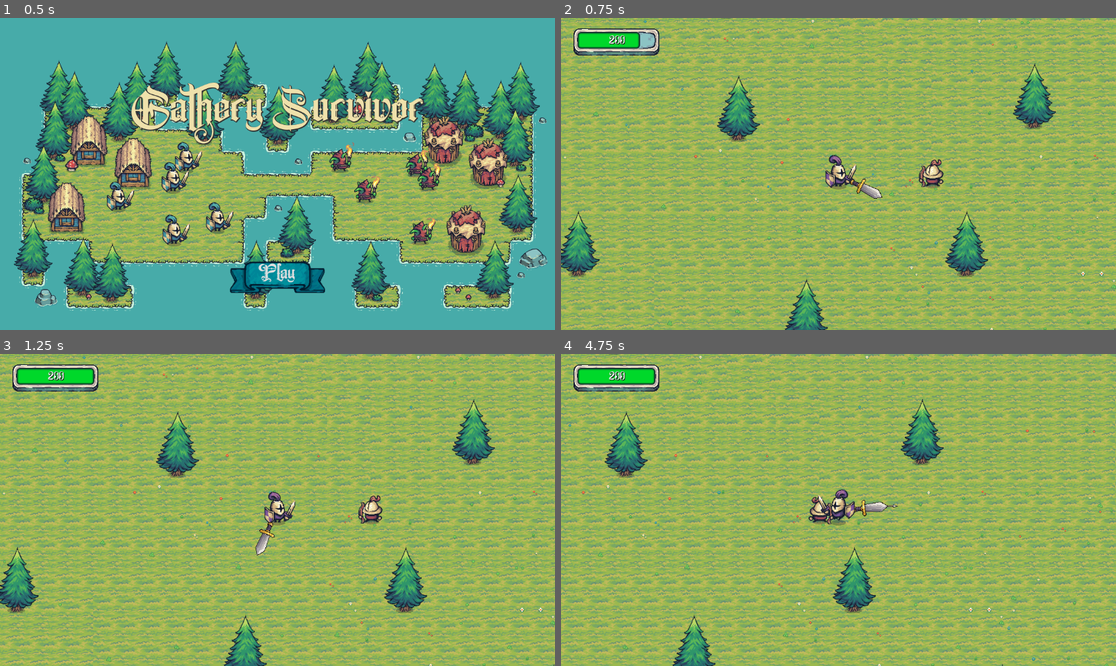
Above: before the commit, frames 1-4 (two rows, left to right).
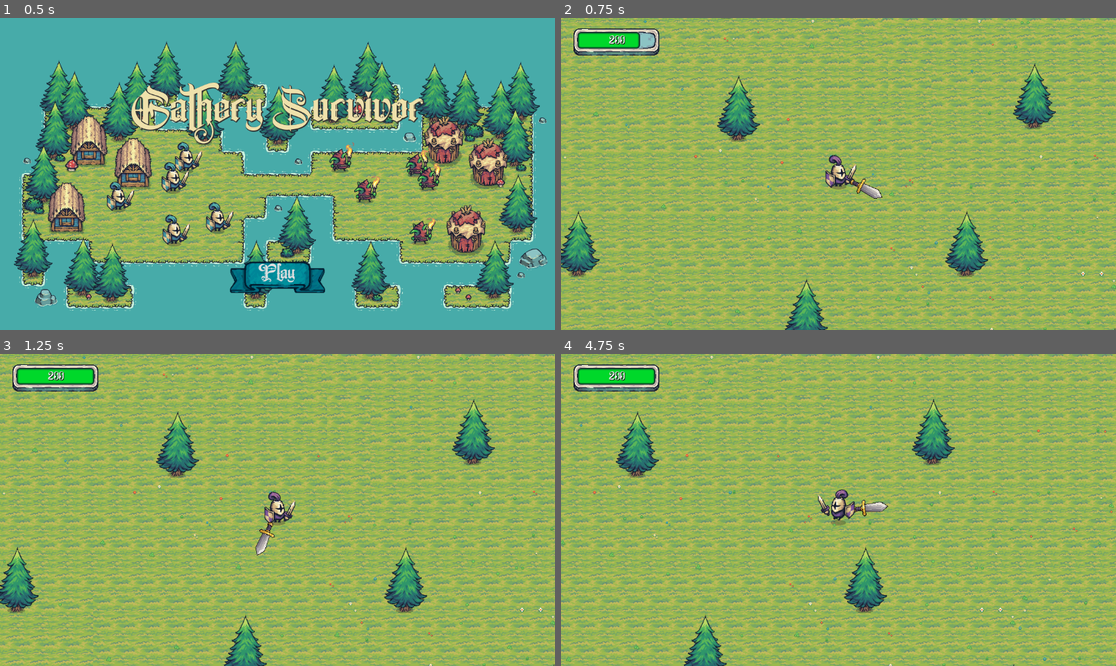
Above: after the commit, the same moments.

Repository: dev-abraao/gathery-survivor
Game: Godot game, scene res://Scenes/Menu/main_menu.tscn
Same seed, same stepped clock (60 frames per second), same inputs: the game is played once before the commit and once after it. Sound files missing from this copy of the repository are replaced by a short silence.
Inputs:
- Up to frame 1 (0.5 s): no input
- Up to frame 2 (0.75 s): click "Play" at 0.5 s
- Up to frame 3 (1.25 s): no input
- Up to frame 4 (4.75 s): hold Right (ui_right) 1.28-2.03 s; hold Down (ui_down) 2.03-2.78 s; hold Right (ui_right) 2.78-3.53 s; hold Up (ui_up) 3.53-4.28 s; hold Left (ui_left) from 4.28 s (still down)

Frame 1 is identical in both runs. In frame 2, 0.3% of the frame differs, in the area x 64-69%, y 45-55%; in frame 3, 0.3%; in frame 4, 50%, in the area x 0-100%, y 0-100%.

Commit message:
ready to present

Diff:
--- a/Scenes/Enemies/Archer/Archer.tscn
+++ b/Scenes/Enemies/Archer/Archer.tscn
@@ -1,8 +1,9 @@
-[gd_scene load_steps=32 format=3 uid="uid://c3p2tc4augo0y"]
+[gd_scene load_steps=33 format=3 uid="uid://c3p2tc4augo0y"]
 
 [ext_resource type="Script" uid="uid://b1a80e5jv2fl4" path="res://Scenes/Enemies/Archer/archer.gd" id="1_v2wp6"]
 [ext_resource type="Texture2D" uid="uid://dinn0mf67uaaf" path="res://Assets/Factions/Knights/Troops/Dead/Dead.png" id="2_7qe04"]
 [ext_resource type="Texture2D" uid="uid://i81tkdxn2qlp" path="res://Assets/Factions/Knights/Troops/Archer/Red/Archer_Red.png" id="2_vdg1n"]
+[ext_resource type="AudioStream" uid="uid://bhyplyl2q6tkp" path="res://Audio/SFX/Hit.wav" id="4_7qe04"]
 
 [sub_resource type="CapsuleShape2D" id="CapsuleShape2D_7qe04"]
 radius = 26.0
@@ -219,4 +220,8 @@
 sprite_frames = SubResource("SpriteFrames_te77c")
 animation = &"shoot"
 
+[node name="DamageSound" type="AudioStreamPlayer2D" parent="."]
+position = Vector2(-1, 0)
+stream = ExtResource("4_7qe04")
+
 [connection signal="animation_finished" from="AnimatedSprite2D" to="." method="_on_animated_sprite_2d_animation_finished"]
--- a/Scenes/Enemies/Archer/Arrow/arrow.gd
+++ b/Scenes/Enemies/Archer/Arrow/arrow.gd
@@ -30,7 +30,6 @@
     if body.is_in_group("Player"):
         if body.has_method("take_damage"):
             body.take_damage(damage)
-            print("Arrow hit player for ", damage, " damage!")
 
         queue_free()
     elif body.has_method("take_damage") and not body.is_in_group("enemies"):
--- a/Scenes/Enemies/Archer/archer.gd
+++ b/Scenes/Enemies/Archer/archer.gd
@@ -17,9 +17,10 @@
 	add_to_group("enemies")
 	current_health = max_health
 
-	animated_sprite.animation_finished.connect(_on_animated_sprite_2d_animation_finished)
+	if not animated_sprite.animation_finished.is_connected(_on_animated_sprite_2d_animation_finished):
+		animated_sprite.animation_finished.connect(_on_animated_sprite_2d_animation_finished)
 
-	var damage_sound_path = "res://Audio/SFX/HitPlayer.mp3"
+	var damage_sound_path = "res://Audio/SFX/Hit.wav"
 	var damage_audio = load(damage_sound_path)
 
 	animated_sprite.play("idle")
@@ -27,9 +28,6 @@
 	if damage_audio and damage_sound:
 		damage_sound.stream = damage_audio
 		damage_sound.volume_db = -10.0
-		print("✅ Som de dano carregado para inimigo")
-	else:
-		print("❌ Som de dano não encontrado em:", damage_sound_path)
 
 func _physics_process(delta: float) -> void:
 	if is_dead:
@@ -62,7 +60,6 @@
 		spawn_arrow()
 		is_attacking = false
 		animated_sprite.play("idle")
-		print("Arqueiro atirou uma flecha!")
 
 
 func spawn_arrow():
@@ -80,11 +77,9 @@
 		return
 
 	current_health -= amount
-	print("Inimigo levou ", amount, " de dano! Vida: ", current_health)
 
 	if damage_sound and damage_sound.stream:
 		damage_sound.play()
-		print("🔊 Som de dano tocado!")
 
 	modulate = Color.RED
 	var tween = create_tween()
@@ -98,7 +93,6 @@
 		return
 
 	is_dead = true
-	print("Inimigo morreu!")
 
 	velocity = Vector2.ZERO
 	is_attacking = false
--- a/Scenes/Enemies/Goblin/enemy.gd
+++ b/Scenes/Enemies/Goblin/enemy.gd
@@ -24,9 +24,6 @@
 	if damage_audio and damage_sound:
 		damage_sound.stream = damage_audio
 		damage_sound.volume_db = -10.0  # Ajustar volume
-		print("✅ Som de dano carregado para inimigo")
-	else:
-		print("❌ Som de dano não encontrado em:", damage_sound_path)
 
 func _physics_process(delta: float) -> void:
 	if is_dead:
@@ -92,20 +89,15 @@
 		return
 
 	current_health -= amount
-	print("Inimigo levou ", amount, " de dano! Vida: ", current_health)
 
-	# TOCAR SOM DE DANO
 	if damage_sound and damage_sound.stream:
 		damage_sound.play()
-		print("🔊 Som de dano tocado!")
 
-	# Efeito visual de dano
 	modulate = Color.RED
 	var tween = create_tween()
 	tween.tween_property(self, "modulate", Color.WHITE, 0.1)
 
 	if current_health <= 0:
-		# Defer the death to avoid physics conflicts
 		call_deferred("die")
 
 func die():
@@ -113,7 +105,6 @@
 		return
 
 	is_dead = true
-	print("Inimigo morreu!")
 
 	velocity = Vector2.ZERO
 	is_attacking = false
@@ -121,7 +112,6 @@
 	set_collision_mask(0)
 	remove_from_group("enemies")
 
-	# Defer XP drop to avoid physics query conflicts
 	call_deferred("drop_xp")
 
 	animated_sprite.play("death")
--- a/Scenes/GameUI/ui.gd
+++ b/Scenes/GameUI/ui.gd
@@ -2,13 +2,11 @@
 
 var player : CharacterBody2D
 
-# Animation settings
 var animation_duration: float = 0.3
 var health_tween: Tween
 var xp_tween: Tween
 
 func _ready() -> void:
-	print("teste barra de vida carregada!")
 	add_to_group("UI")
 
 
@@ -30,11 +28,9 @@
 	health_tween.tween_property($HP/HealthBar, "value", new_health, animation_duration)
 	$HP/Label.text = str(int(new_health))
 
-	print("UI: Health updated to ", new_health)
 
 func set_max_health(new_max_health) -> void:
 	$HP/HealthBar.max_value = new_max_health
-	print("UI: Max health updated to ", new_max_health)
 
 func set_xp(new_xp) -> void:
 	if xp_tween:
--- a/Scenes/Leveling Menu/level_up_menu.gd
+++ b/Scenes/Leveling Menu/level_up_menu.gd
@@ -9,12 +9,10 @@
 var player: CharacterBody2D
 
 func _ready():
-    print("Menu de level up carregado!")
     get_tree().paused = true
 
     player = get_tree().get_first_node_in_group("Player")
 
-    # Conectar botões
     health_button.pressed.connect(_on_health_upgrade)
     speed_button.pressed.connect(_on_speed_upgrade)
     damage_button.pressed.connect(_on_damage_upgrade)
@@ -27,18 +25,18 @@
 
 func update_button_texts():
     if player:
-        health_button.text = "❤️ +50 Health\nCurrent: " + str(int(player.health)) + "/" + str(int(player.max_health))
-        speed_button.text = "⚡ +50 Speed\nCurrent: " + str(int(player.current_speed))
-        damage_button.text = "💥 +50% Damage\nCurrent: " + player.get_damage_info()
-        rotation_button.text = "🌪️ +40% Rotation\nCurrent: " + player.get_speed_info()
+        health_button.text = "+50 Health\nCurrent: " + str(int(player.health)) + "/" + str(int(player.max_health))
+        speed_button.text = "+50 Speed\nCurrent: " + str(int(player.current_speed))
+        damage_button.text = "+50% Damage\nCurrent: " + player.get_damage_info()
+        rotation_button.text = "+40% Rotation\nCurrent: " + player.get_speed_info()
 
         var weapon_count = player.get_weapon_count()
-        new_weapon_button.text = "⚔️ New Weapon\nActive: " + str(weapon_count) + "/4"
+        new_weapon_button.text = "New Weapon\nActive: " + str(weapon_count) + "/4"
 
 func update_button_availability():
     if player and player.get_weapon_count() >= 4:
         new_weapon_button.disabled = true
-        new_weapon_button.text = "❌ Max Weapons\n(4/4 active)"
+        new_weapon_button.text = "Max Weapons\n(4/4 active)"
 
 func create_entrance_effect():
     scale = Vector2(0.5, 0.5)
--- a/Scenes/Leveling Menu/level_up_menu.tscn
+++ b/Scenes/Leveling Menu/level_up_menu.tscn
@@ -65,7 +65,7 @@
 layout_mode = 2
 theme_override_colors/font_color = Color(1, 0.8, 0, 1)
 theme_override_font_sizes/font_size = 48
-text = "🎉 LEVEL UP! 🎉"
+text = " LEVEL UP! "
 horizontal_alignment = 1
 
 [node name="Subtitle" type="Label" parent="CenterContainer/Panel/VBoxContainer"]
@@ -90,7 +90,7 @@
 layout_mode = 2
 theme_override_colors/font_color = Color(0.4, 0.8, 1, 1)
 theme_override_font_sizes/font_size = 28
-text = "🧙 PLAYER"
+text = " PLAYER"
 horizontal_alignment = 1
 
 [node name="PlayerPanel" type="Panel" parent="CenterContainer/Panel/VBoxContainer/OptionsContainer/PlayerSection"]
@@ -116,7 +116,7 @@
 theme_override_colors/font_hover_color = Color(1, 0.8, 0, 1)
 theme_override_colors/font_color = Color(1, 1, 1, 1)
 theme_override_font_sizes/font_size = 20
-text = "❤️ +50 Health
+text = " +50 Health
 Restore to full HP"
 
 [node name="SpeedButton" type="Button" parent="CenterContainer/Panel/VBoxContainer/OptionsContainer/PlayerSection/PlayerPanel/PlayerOptions"]
@@ -125,7 +125,7 @@
 theme_override_colors/font_hover_color = Color(1, 0.8, 0, 1)
 theme_override_colors/font_color = Color(1, 1, 1, 1)
 theme_override_font_sizes/font_size = 20
-text = "⚡ +20% Speed
+text = " +20% Speed
 Move faster"
 
 [node name="VSeparator" type="VSeparator" parent="CenterContainer/Panel/VBoxContainer/OptionsContainer"]
@@ -139,7 +139,7 @@
 layout_mode = 2
 theme_override_colors/font_color = Color(1, 0.4, 0.4, 1)
 theme_override_font_sizes/font_size = 28
-text = "⚔️ WEAPONS"
+text = " WEAPONS"
 horizontal_alignment = 1
 
 [node name="WeaponPanel" type="Panel" parent="CenterContainer/Panel/VBoxContainer/OptionsContainer/WeaponSection"]
@@ -165,7 +165,7 @@
 theme_override_colors/font_hover_color = Color(1, 0.8, 0, 1)
 theme_override_colors/font_color = Color(1, 1, 1, 1)
 theme_override_font_sizes/font_size = 18
-text = "💥 +50% Damage
+text = " +50% Damage
 More powerful attacks"
 
 [node name="RotationButton" type="Button" parent="CenterContainer/Panel/VBoxContainer/OptionsContainer/WeaponSection/WeaponPanel/WeaponOptions"]
@@ -174,7 +174,7 @@
 theme_override_colors/font_hover_color = Color(1, 0.8, 0, 1)
 theme_override_colors/font_color = Color(1, 1, 1, 1)
 theme_override_font_sizes/font_size = 18
-text = "🌪️ +30% Rotation
+text = " +30% Rotation
 Faster weapon spin"
 
 [node name="NewWeaponButton" type="Button" parent="CenterContainer/Panel/VBoxContainer/OptionsContainer/WeaponSection/WeaponPanel/WeaponOptions"]
@@ -183,7 +183,7 @@
 theme_override_colors/font_hover_color = Color(1, 0.8, 0, 1)
 theme_override_colors/font_color = Color(1, 1, 1, 1)
 theme_override_font_sizes/font_size = 18
-text = "⚔️ New Weapon
+text = " New Weapon
 Add another sword"
 
 [node name="Footer" type="Label" parent="CenterContainer/Panel/VBoxContainer"]
--- a/Scenes/Music Manager/audio_stream_player.gd
+++ b/Scenes/Music Manager/audio_stream_player.gd
@@ -1,62 +1,38 @@
 extends AudioStreamPlayer
 
 func _ready():
-    print("🎵 Music Manager carregando...")
 
     process_mode = Node.PROCESS_MODE_ALWAYS
     var music_path = "res://Audio/Music/castle_crashers_theme.ogg"
     var music_file = load(music_path)
 
     if music_file:
-        print("✅ Arquivo de música encontrado!")
         stream = music_file
         stream.loop = true
-        print("✅ Loop configurado!")
-
         volume_db = -20.0
         autoplay = true
-
         play()
-        print("✅ Música iniciada! Playing:", playing)
-    else:
-        print("❌ Arquivo de música NÃO encontrado em:", music_path)
-        print("❌ Verifique se o arquivo existe na pasta Audio/Music/")
-
-func _process(_delta):
-    if Engine.get_process_frames() % 300 == 0:
-        if stream:
-            print("🎵 Status - Playing:", playing, "| Position:", snappedf(get_playback_position(), 1), "s | Volume:", volume_db, "dB")
-        else:
-            print("❌ Nenhum stream carregado!")
 
 func start_music():
     if stream:
         play()
-        print("▶️ Música iniciada")
-    else:
-        print("❌ Não há música para tocar")
 
 func stop_music():
     stop()
-    print("⏹️ Música parada")
 
 func pause_music():
     stream_paused = !stream_paused
-    print("⏸️ Música pausada:", stream_paused)
 
 func set_music_volume(volume: float):
     volume_db = linear_to_db(volume)
-    print("🔊 Volume alterado para:", volume_db, "dB")
 
 func fade_in(duration: float = 2.0):
     volume_db = -80.0
     play()
     var tween = create_tween()
     tween.tween_property(self, "volume_db", -5.0, duration)
-    print("🔄 Fade in iniciado")
 
 func fade_out(duration: float = 1.0):
     var tween = create_tween()
     tween.tween_property(self, "volume_db", -80.0, duration)
     tween.tween_callback(stop)
-    print("🔄 Fade out iniciado")
--- a/Scenes/Player/Player.tscn
+++ b/Scenes/Player/Player.tscn
@@ -206,8 +206,9 @@
 "speed": 10.0
 }]
 
-[sub_resource type="RectangleShape2D" id="RectangleShape2D_kpjcp"]
-size = Vector2(44.5, 23)
+[sub_resource type="CapsuleShape2D" id="CapsuleShape2D_jmcll"]
+radius = 17.0
+height = 42.0
 
 [node name="Player" type="CharacterBody2D" groups=["Player"]]
 script = ExtResource("1_kpjcp")
@@ -222,15 +223,13 @@
 
 [node name="AnimatedSprite2D" type="AnimatedSprite2D" parent="."]
 sprite_frames = SubResource("SpriteFrames_k73cj")
-animation = &"death"
+animation = &"idle"
 autoplay = "idle"
-frame_progress = 0.149783
 speed_scale = 1.5
 
 [node name="CollisionShape2D" type="CollisionShape2D" parent="."]
 y_sort_enabled = true
-position = Vector2(0.75, 8.5)
-shape = SubResource("RectangleShape2D_kpjcp")
+shape = SubResource("CapsuleShape2D_jmcll")
 
 [node name="Node2D" type="Node2D" parent="."]
 
--- a/Scenes/Player/character_body_2d.gd
+++ b/Scenes/Player/character_body_2d.gd
@@ -53,21 +53,13 @@
 		elif walk_audio is AudioStreamOggVorbis:
 			walk_audio.loop = true
 
-		print("✅ Som de passos carregado com loop!")
-	else:
-		print("❌ Som de passos não encontrado em:", walk_sound_path)
-
 func setup_damage_sound():
 	if damage_audio and damage_sound:
 		damage_sound.stream = damage_audio
 		damage_sound.volume_db = 0
-		print("✅ Som de dano pré-carregado!")
-	else:
-		print("❌ Som de dano do player não encontrado!")  # ← Remover referência ao damage_sound_path
 
 func setup_weapon():
 	create_weapon()
-	print("Primeira arma criada!")
 
 func create_weapon():
 	var weapon = weapon_scene.instantiate()
@@ -81,7 +73,6 @@
 
 	redistribute_weapons()
 
-	print("Arma criada! Total: ", weapons.size())
 
 func redistribute_weapons():
 	var total_weapons = weapons.size()
@@ -95,7 +86,6 @@
 				var radius = 80.0
 				weapon.set_orbit_radius(radius)
 
-				print("Arma ", i, " reposicionada - Ângulo: ", rad_to_deg(angle), "° - Raio: ", radius)
 
 func take_damage(amount: float):
 	modulate = Color.RED
@@ -106,9 +96,7 @@
 		if damage_sound.playing:
 			damage_sound.stop()
 
-		# Começar direto em 0.2 segundos
-		damage_sound.play(0.2)  # ← Parâmetro from_position
-		print("🔊 Player levou dano! Som iniciado em 0.2s!")
+		damage_sound.play(0.2)
 
 	var new_health = health - amount
 
@@ -119,7 +107,6 @@
 		health = new_health
 		if ui:
 			ui.set_health(health)
-		print("Vida do player: ", health, "/", max_health)
 
 func die():
 	if is_dead:
@@ -146,7 +133,6 @@
 
 func gain_xp(amount: int):
 	current_xp += amount
-	print("Ganhou ", amount, " XP! Total: ", current_xp, "/", xp_to_next_level)
 	if ui:
 		ui.set_xp(current_xp)
 
@@ -154,7 +140,6 @@
 		level_up_player()
 
 func show_level_up_menu():
-	print("Mostrando menu de level up...")
 
 	var canvas_layer = CanvasLayer.new()
 	canvas_layer.layer = 100
@@ -163,11 +148,9 @@
 	var menu = level_up_menu_scene.instantiate()
 	canvas_layer.add_child(menu)
 
-# UPGRADES DO PLAYER
 func upgrade_health():
 	max_health += 50.0
-	health = max_health  # Heal completo
-	print("❤️ Vida máxima aumentada para: ", max_health)
+	health = max_health
 	create_upgrade_effect(Color.GREEN)
 
 	if ui:
@@ -176,19 +159,15 @@
 
 func upgrade_speed():
 	current_speed += 50.0
-	print("⚡ Velocidade aumentada para: ", current_speed)
 	create_upgrade_effect(Color.CYAN)
 
-# UPGRADES DAS ARMAS
 func upgrade_weapon_damage():
-	damage_multiplier += 0.5  # +50% dano
-
-	# Atualizar todas as armas
+	damage_multiplier += 0.5
+
 	for weapon in weapons:
 		if is_instance_valid(weapon):
 			weapon.set_damage(int(10 * damage_multiplier))
 
-	print("💥 Dano das armas aumentado! Dano atual: ", int(10 * damage_multiplier))
 	create_upgrade_effect(Color.RED)
 
 func upgrade_weapon_speed():
@@ -198,16 +177,13 @@
 		if is_instance_valid(weapon):
 			weapon.set_orbit_speed(3.0 * rotation_multiplier)
 
-	print("🌪️ Velocidade de rotação aumentada! Velocidade atual: ", 3.0 * rotation_multiplier)
 	create_upgrade_effect(Color.YELLOW)
 
 func add_new_weapon():
 	if weapons.size() >= 4:
-		print("❌ Número máximo de armas atingido!")
 		return
 
 	create_weapon()
-	print("⚔️ Nova arma adicionada!")
 	create_upgrade_effect(Color.MAGENTA)
 
 func create_upgrade_effect(color: Color):
@@ -224,7 +200,6 @@
 		ui.set_xp_to_next_level(xp_to_next_level)
 		ui.set_xp(current_xp)
 
-	print("🎉 *** LEVEL UP! *** Nível ", current_level)
 	create_upgrade_effect(Color.GOLD)
 	show_level_up_menu()
 
@@ -283,9 +258,7 @@
 func start_walking_sound():
 	if walk_sound and walk_sound.stream:
 		walk_sound.play()
-		print("🚶 Som de passos em loop iniciado!")
 
 func stop_walking_sound():
 	if walk_sound and walk_sound.playing:
 		walk_sound.stop()
-		print("🛑 Som de passos parado!")
--- a/Scenes/Spawner/spawner.gd
+++ b/Scenes/Spawner/spawner.gd
@@ -12,7 +12,6 @@
 var time_elapsed: float = 0.0
 
 
-# Dificuldade e spawn dinâmico
 var min_spawn_timer: float = 0.2
 var timer_reduction_per_level: float = 0.1
 var enemies_per_spawn: int = 1
@@ -22,7 +21,6 @@
 var max_spawn_distance = 800
 
 func _ready():
-	print("Spawner iniciado!")
 	enemies = [
 	{"scene": goblin_scene, "weight": 70},
 	{"scene": archer_scene,	"weight": 30}
@@ -53,9 +51,6 @@
 		max_enemies_per_spawn,
 		1 + int((player_level - 1) / 2)
 	)
-
-	if Engine.get_process_frames() % 300 == 0:
-		print("Nível: ", player_level, " | Timer: ", snappedf(current_spawn_timer, 0.1), "s | Inimigos/spawn: ", enemies_per_spawn)
 
 func spawn_enemies_wave():
 	for i in range(enemies_per_spawn):
--- a/Scenes/Weapons/weapon.gd
+++ b/Scenes/Weapons/weapon.gd
@@ -13,8 +13,6 @@
 var enemies_hit: Dictionary = {}
 
 func _ready():
-	print("Weapon iniciada!")
-
 	player = get_tree().get_first_node_in_group("Player")
 	if not player:
 		return
--- a/Scenes/XP/xp.gd
+++ b/Scenes/XP/xp.gd
@@ -10,23 +10,14 @@
 var player: CharacterBody2D
 
 func _ready():
-    print("XP criado na posição: ", global_position)
 
     z_index = 10
     scale = Vector2(1, 1)
-
-    if sprite and not sprite.texture:
-        print("ERRO: Sprite do XP não tem textura!")
 
     if not body_entered.is_connected(_on_body_entered):
         body_entered.connect(_on_body_entered)
 
     player = get_tree().get_first_node_in_group("Player")
-    if player:
-        print("Player encontrado na posição: ", player.global_position)
-        print("Distância inicial: ", global_position.distance_to(player.global_position))
-    else:
-        print("ERRO: Player não encontrado!")
 
     create_spawn_effect()
 
@@ -36,13 +27,9 @@
 
     var distance_to_player = global_position.distance_to(player.global_position)
 
-    # Debug: sempre mostrar posição e distância
-    if Engine.get_process_frames() % 60 == 0:  # A cada segundo
-        print("XP na posição: ", global_position, " | Player em: ", player.global_position, " | Distância: ", distance_to_player)
 
     if distance_to_player <= collection_range and not is_being_collected:
         is_being_collected = true
-        print("XP começou a se mover para o player! Distância: ", distance_to_player)
 
     if is_being_collected:
         move_towards_player(delta)
@@ -52,45 +39,32 @@
         return
 
     var direction = (player.global_position - global_position).normalized()
-
-    # Mover com velocidade fixa
     global_position += direction * move_speed * delta
-
-    # Verificar se chegou muito perto do player
     var distance = global_position.distance_to(player.global_position)
 
-    if distance < 30:  # Quando muito próximo, coleta automaticamente
+    if distance < 30:
         collect_xp()
 
 func _on_body_entered(body):
-    print("Algo entrou na área do XP: ", body.name)
     if body.is_in_group("Player"):
-        print("Player entrou na área do XP!")
         collect_xp()
 
 func collect_xp():
-    print("XP coletado! Valor: ", xp_value)
-
     if player and player.has_method("gain_xp"):
         player.gain_xp(xp_value)
-    else:
-        print("ERRO: Player não tem método gain_xp!")
 
     create_collection_effect()
     queue_free()
 
 func create_spawn_effect():
-    # Começar invisível e aparecer
     modulate = Color.TRANSPARENT
     var tween = create_tween()
     tween.tween_property(self, "modulate", Color.CYAN, 0.5)  # Azul brilhante para ser visível
 
 func create_collection_effect():
-    print("Criando efeito de coleta...")
     var tween = create_tween()
     tween.parallel().tween_property(self, "scale", Vector2(2, 2), 0.2)
     tween.parallel().tween_property(self, "modulate", Color.TRANSPARENT, 0.2)
 
 func set_xp_value(value: int):
     xp_value = value
-    print("XP value definido como: ", value)
--- a/node_2d.tscn
+++ b/node_2d.tscn
@@ -1,13 +1,12 @@
-[gd_scene load_steps=9 format=4 uid="uid://uvtd1vvu81t7"]
+[gd_scene load_steps=8 format=4 uid="uid://uvtd1vvu81t7"]
 
 [ext_resource type="PackedScene" uid="uid://dwaj10bvg23dd" path="res://Scenes/World/World.tscn" id="1_0hol4"]
-[ext_resource type="Script" path="res://node_2d.gd" id="1_kdubu"]
+[ext_resource type="Script" uid="uid://dbyydccj3yvhi" path="res://node_2d.gd" id="1_kdubu"]
 [ext_resource type="PackedScene" uid="uid://cc1kimtooevdn" path="res://Scenes/Trees/Trees.tscn" id="5_q6r6c"]
 [ext_resource type="PackedScene" uid="uid://b3b80psk6gogb" path="res://Scenes/Player/Player.tscn" id="6_d21ai"]
 [ext_resource type="PackedScene" uid="uid://buh75rwtk5pca" path="res://Scenes/Decorations/Decorations.tscn" id="6_kdubu"]
 [ext_resource type="PackedScene" uid="uid://cusur0uf5cq64" path="res://Scenes/Spawner/Spawner.tscn" id="7_d21ai"]
 [ext_resource type="PackedScene" uid="uid://bq3h7kw8x5vmp" path="res://Scenes/Music Manager/MusicManager.tscn" id="8_music"]
-[ext_resource type="PackedScene" uid="uid://c3p2tc4augo0y" path="res://Scenes/Enemies/Archer/Archer.tscn" id="8_rj586"]
 
 [node name="Node2D" type="Node2D"]
 y_sort_enabled = true
@@ -30,6 +29,3 @@
 tile_map_data = PackedByteArray("AAC3/5v/AgABAAMAAADE/6X/AAAbAAIAAABGAL3/BAAAAAEAAABJAMb/AAAeAAQAAABOALr/AAAdAAMAAABPAK …(11632 unchanged characters)…
 
 [node name="World" parent="." instance=ExtResource("1_0hol4")]
-
-[node name="Archer" parent="." instance=ExtResource("8_rj586")]
-position = Vector2(-30, -477)
